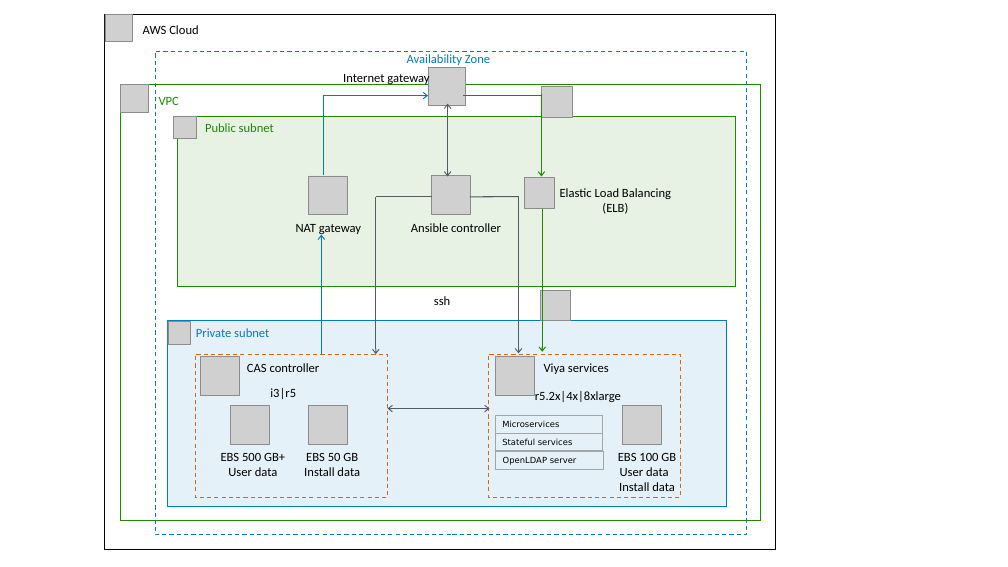
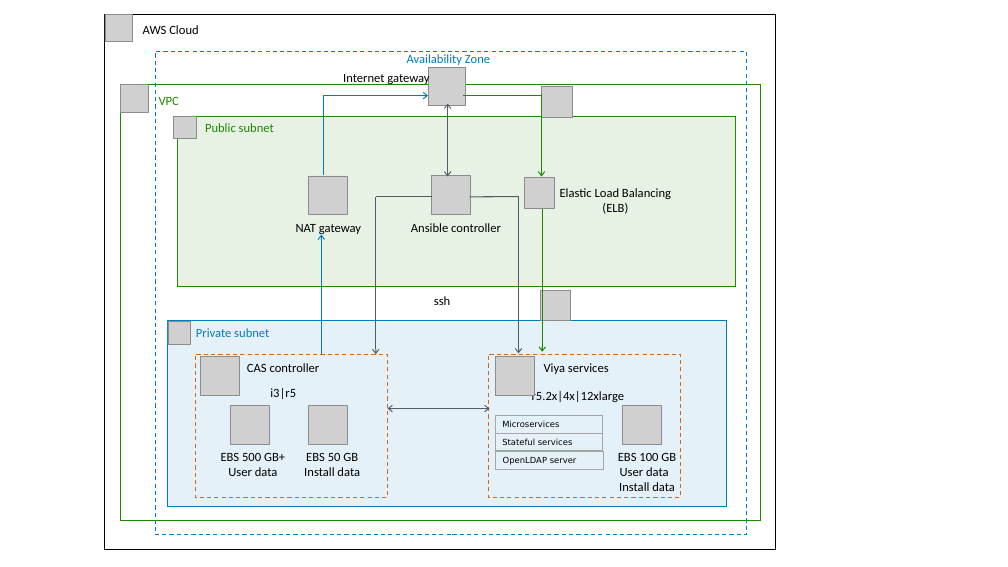
Before and after one commit to sassoftware/quickstart-sas-viya, a slide deck: slide 4 of Quick Start architecture diagram.pptx. Drawn at 1008x567 pixels with LibreOffice and Linux fonts; fonts in the diff are those of the drawing; grey boxes stand for pictures. Boxes give left, top, right and bottom in pixels: in the first picture for what was removed or moved away, otherwise in the second. Text is boxed around its words. In the diff, an @@ line names an element or a change of style, - is before the commit and + after.

Commit message:
AWSVIYA-138
Corrections for r5.

```diff
--- a/Quick Start architecture diagram.pptx
+++ b/Quick Start architecture diagram.pptx
@@ text at [532, 389, 625, 402]: text changed @@
-r5.2x|4x|8xlarge
+r5.2x|4x|12xlarge
```
